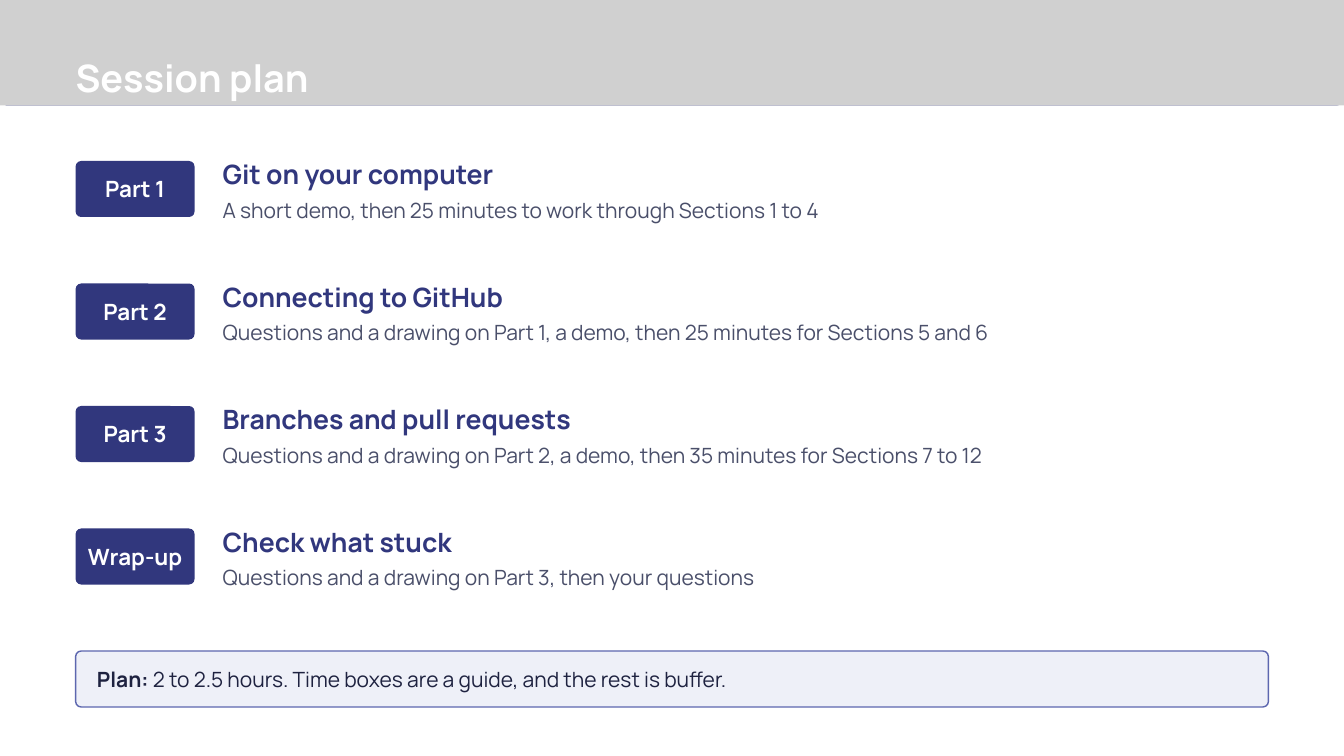
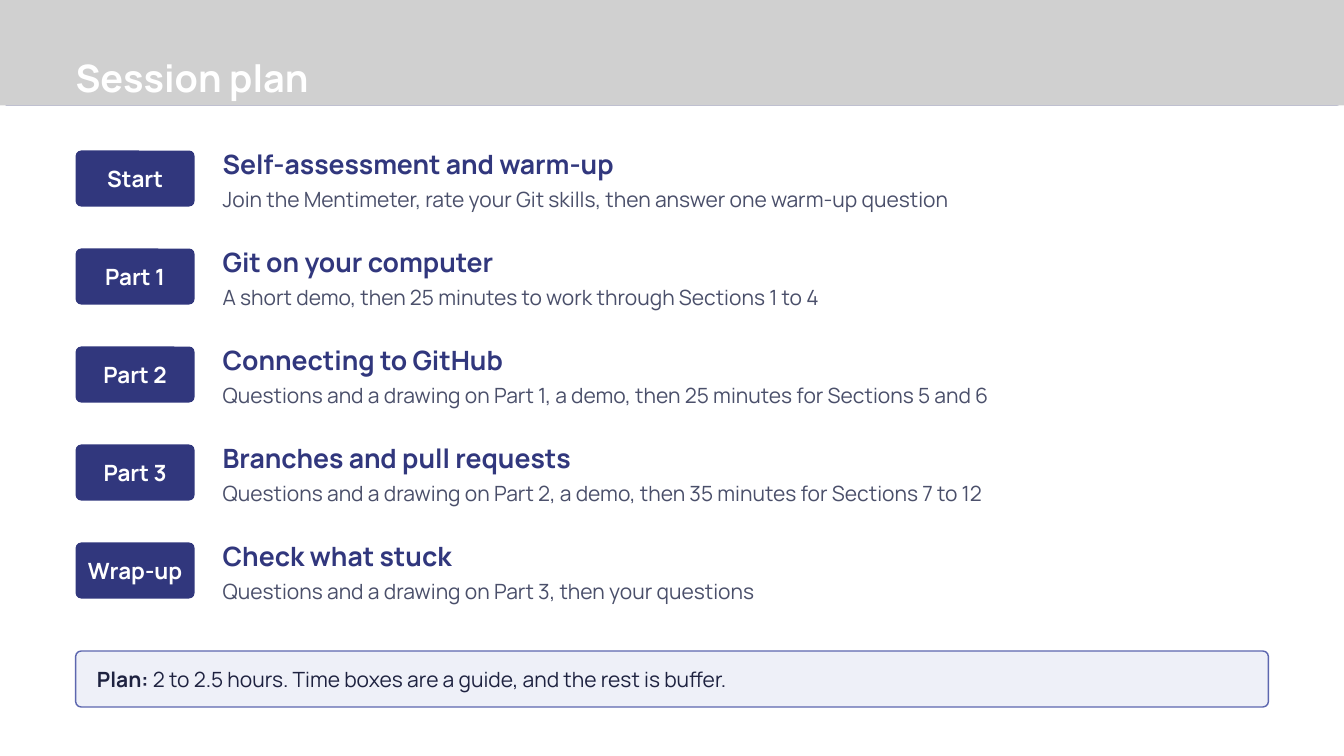
Before and after one commit to Revolution-Data-Platforms/Introduction-to-Git-Workshop, a slide deck: slide 3 of presentation/introduction-to-git-workshop.pptx. Drawn at 1344x756 pixels with LibreOffice and Linux fonts; fonts in the diff are those of the drawing; grey boxes stand for pictures; background and template pictures are left out. Boxes give left, top, right and bottom in pixels: in the first picture for what was removed or moved away, otherwise in the second. Text is boxed around its words. In the diff, an @@ line names an element or a change of style, - is before the commit and + after.

```diff
--- a/presentation/introduction-to-git-workshop.pptx
+++ b/presentation/introduction-to-git-workshop.pptx
@@ rounded rectangle "Start": place and size @@
-rounded rectangle "Start" at bbox=[75, 161, 194, 217]
+rounded rectangle "Start" at bbox=[75, 151, 194, 206]
@@ text in rounded rectangle at bbox=[107, 170, 163, 188]: text changed @@
-Part 1
+Start
@@ text added at bbox=[223, 154, 613, 181], 28.5 pt, text #31377D, bold @@
+Self-assessment and warm-up
@@ text at bbox=[223, 191, 949, 212]: text changed @@
-A short demo, then 25 minutes to work through Sections 1 to 4
+Join the Mentimeter, rate your Git skills, then answer one warm-up question
@@ rounded rectangle "Part 1": place and size @@
-rounded rectangle "Part 1" at bbox=[75, 284, 194, 339]
+rounded rectangle "Part 1" at bbox=[75, 249, 194, 304]
@@ text in rounded rectangle at bbox=[105, 269, 165, 286]: text changed @@
-Part 2
+Part 1
@@ text "Git on your computer": place and size @@
-text "Git on your computer" at bbox=[223, 164, 493, 191]
+text "Git on your computer" at bbox=[223, 252, 493, 279]
@@ text at bbox=[223, 289, 818, 311]: text changed @@
-Questions and a drawing on Part 1, a demo, then 25 minutes for Sections 5 and 6
+A short demo, then 25 minutes to work through Sections 1 to 4
@@ rounded rectangle added at bbox=[75, 347, 194, 403], fill #31377D, 24 pt, text #FFFFFF, bold @@
+Part 2
@@ text "Connecting to GitHub": place and size @@
-text "Connecting to GitHub" at bbox=[223, 287, 503, 314]
+text "Connecting to GitHub" at bbox=[223, 350, 503, 377]
@@ text at bbox=[223, 387, 988, 409]: text changed @@
-Questions and a drawing on Part 2, a demo, then 35 minutes for Sections 7 to 12
+Questions and a drawing on Part 1, a demo, then 25 minutes for Sections 5 and 6
@@ rounded rectangle "Part 3": place and size @@
-rounded rectangle "Part 3" at bbox=[75, 406, 194, 462]
+rounded rectangle "Part 3" at bbox=[75, 444, 194, 500]
@@ text "Branches and pull requests": place and size @@
-text "Branches and pull requests" at bbox=[223, 409, 571, 436]
+text "Branches and pull requests" at bbox=[223, 448, 571, 475]
@@ text added at bbox=[223, 485, 982, 507], 22.5 pt, text #4A4F6A @@
+Questions and a drawing on Part 2, a demo, then 35 minutes for Sections 7 to 12
@@ 2 texts, 1 rounded rectangle: place and size @@
-2 texts, 1 rounded rectangle at bbox=[75, 528, 755, 591]
+2 texts, 1 rounded rectangle at bbox=[75, 542, 755, 605]
```
Also in this commit, not shown: 1 other file.
